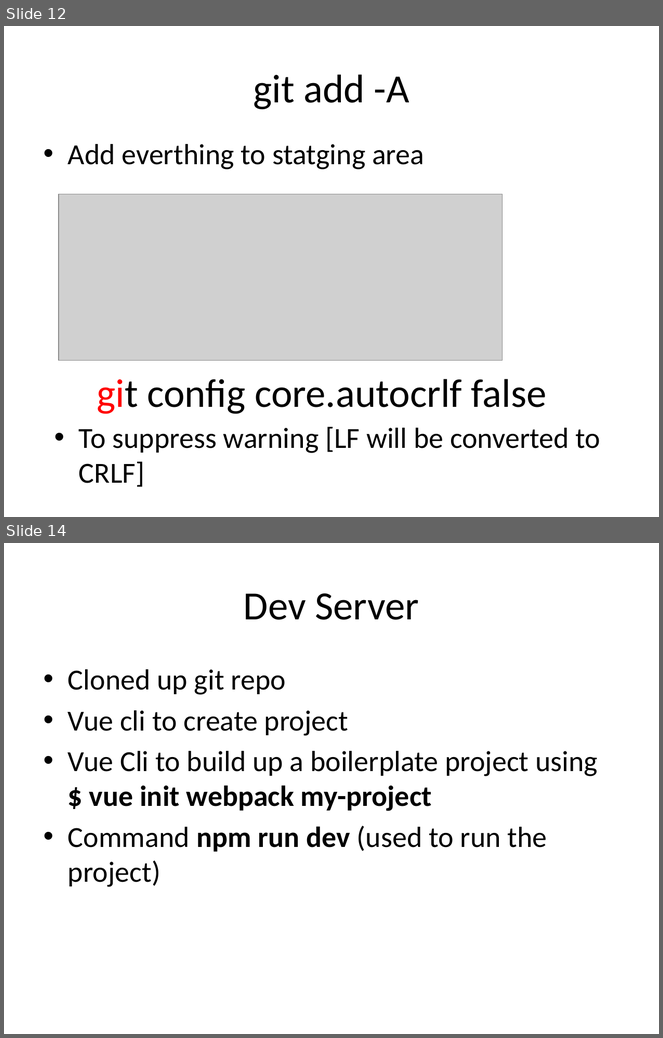
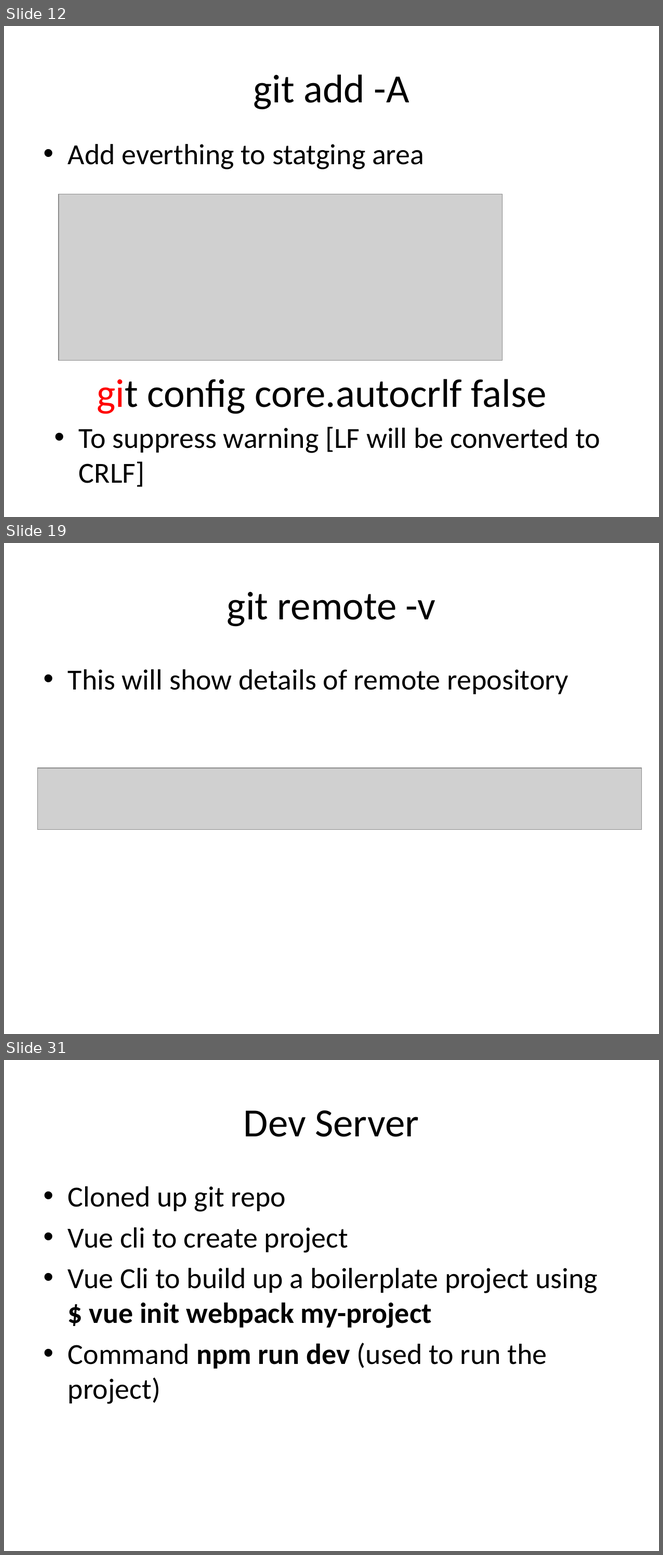
Before and after one commit to sam0505/tab-tacker, a slide deck: VueProj_Git.pptx. Shown one above the other, each under a label of ours: slides 12 and 14 before the commit, slides 12, 19 and 31 after it; the slides between them are not shown. The pictures are 663x1038 and 663x1555 pixels, drawn with LibreOffice and Linux fonts; fonts in the diff are those of the drawing; grey boxes stand for pictures. Boxes give left, top, right and bottom in pixels: in the first picture for what was removed or moved away, otherwise in the second. Text is boxed around its words. In the diff, an @@ line names an element or a change of style, - is before the commit and + after.

```diff
--- a/VueProj_Git.pptx
+++ b/VueProj_Git.pptx
@@ slide 19 added at (4,543,659,1034), background #FFFFFF @@
@@ title added at (227,592,436,627), 44 pt, text #000000 @@
+git remote -v
@@ text added at (68,669,569,694), 32 pt, text #000000 @@
+• This will show details of remote repository
@@ picture added at (37,768,642,830) @@
@@ what was slide 14 is now slide 31 @@
```
Also in this commit, not shown: 1 slide changed, 16 other slides added.
